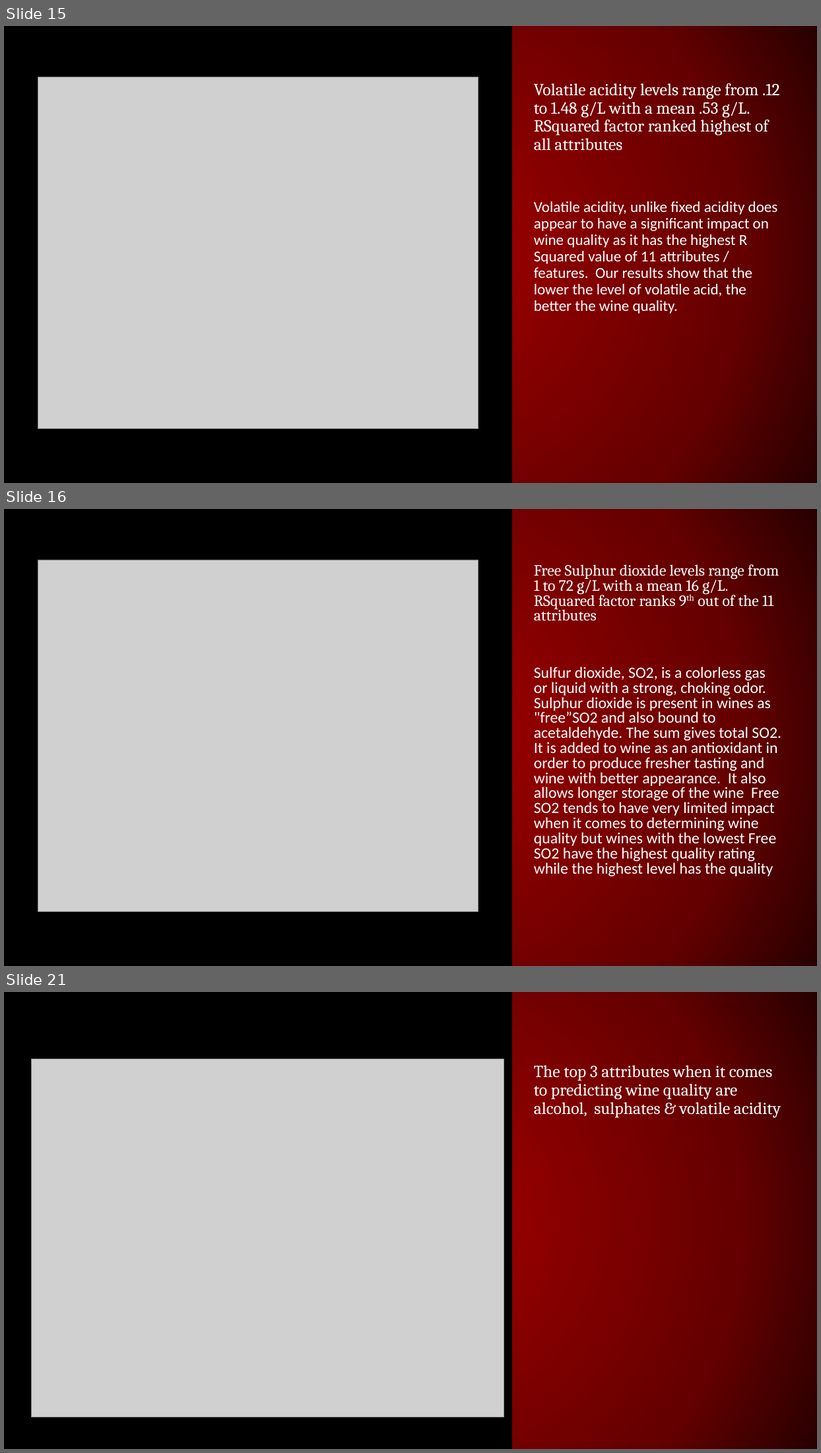
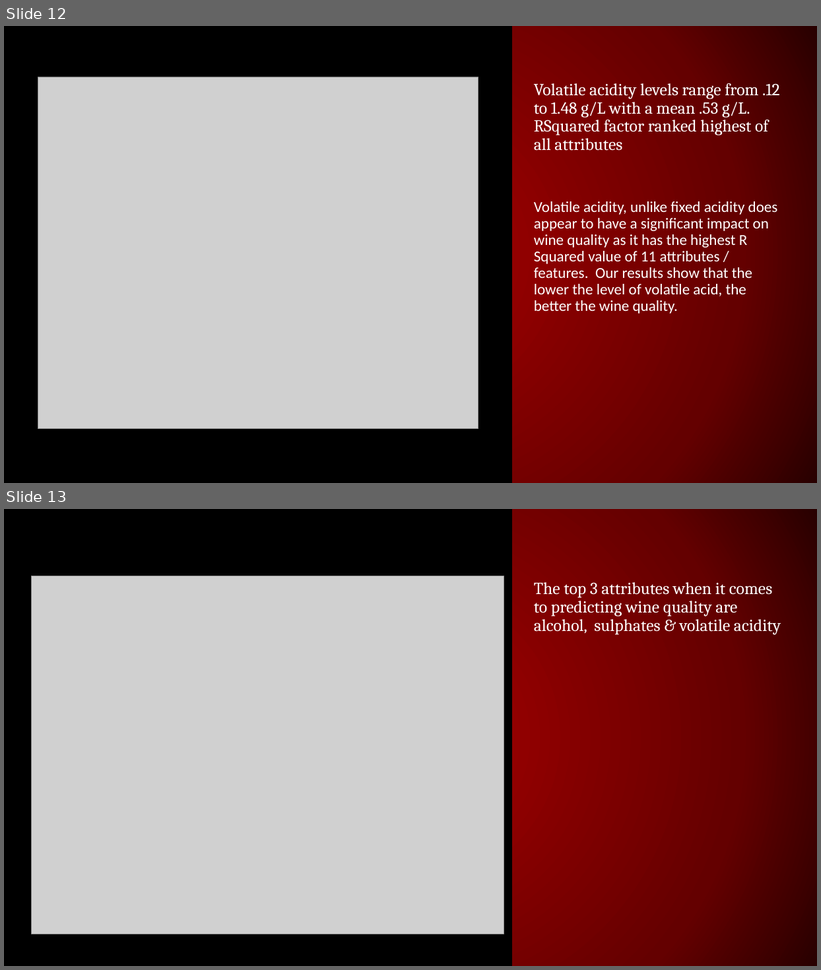
Before and after one commit to cselleck/final_project, a slide deck: Final_project_ppt_presentation.pptx. Shown one above the other, each under a label of ours: slides 15, 16 and 21 before the commit, slides 12 and 13 after it; the slides between them are not shown. The pictures are 821x1453 and 821x970 pixels, drawn with LibreOffice and Linux fonts; fonts in the diff are those of the drawing; grey boxes stand for pictures. Boxes give left, top, right and bottom in pixels: in the first picture for what was removed or moved away, otherwise in the second. Text is boxed around its words. In the diff, an @@ line names an element or a change of style, - is before the commit and + after.

```diff
--- a/Final_project_ppt_presentation.pptx
+++ b/Final_project_ppt_presentation.pptx
@@ slide 16 removed at (x1=4, y1=509, x2=817, y2=966), background gradient #960000 to #650000 to #290000; not listed: 1 template element that a slide beside it also shows @@
@@ picture removed at (x1=38, y1=560, x2=479, y2=912) @@
@@ text removed at (x1=534, y1=564, x2=781, y2=877) @@
-Free Sulphur dioxide levels range from 1 to 72 g/L with a mean 16 g/L. RSquared factor ranks 9th out of the 11 attributes
-Sulfur dioxide, SO2, is a colorless gas or liquid with a strong, choking odor. Sulphur dioxide is present in wines as "free”SO2 and also bound to acetaldehyde. The sum gives total SO2. It is added to wine as an antioxidant in order to produce fresher tasting and wine with better appearance. It also allows longer storage of the wine Free SO2 tends to have very limited impact when it comes to determining wine quality but wines with the lowest Free SO2 have the highest quality rating while the highest level has the quality
@@ what was slide 15 is now slide 12 @@
@@ what was slide 21 is now slide 13 @@
```
Also in this commit, not shown: 7 other slides removed, 3 other files.
